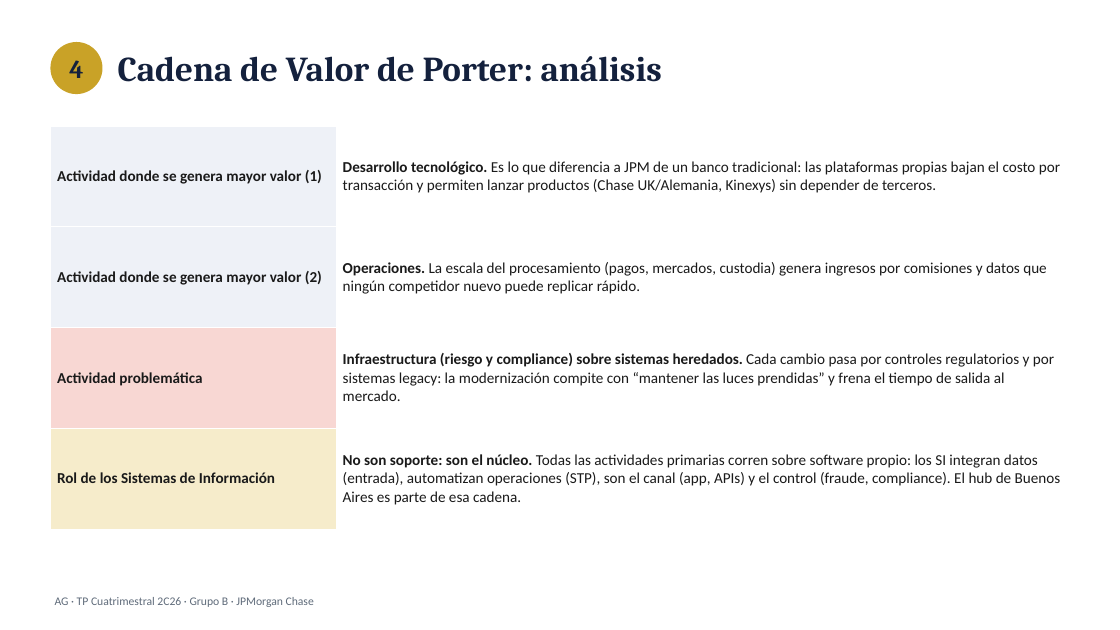
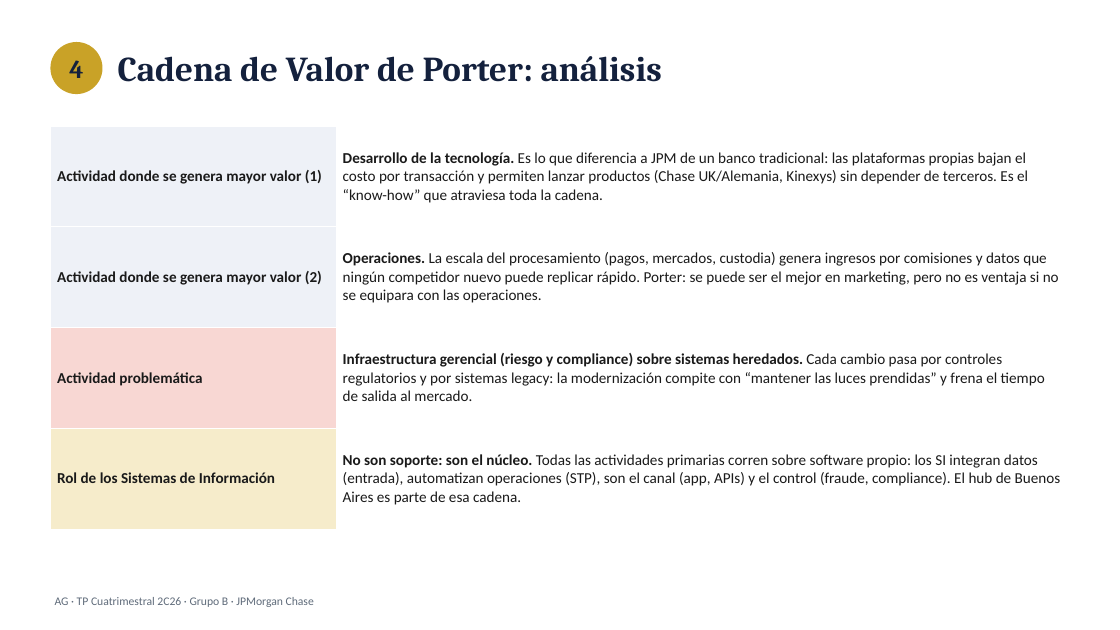
Before and after one commit to lschirripa/utn-boost, a slide deck: slide 6 of materias/administracion-gerencial/tp-cuatrimestral/exports/00_TP Cuatrimestral_GB.pptx. Drawn at 1120x630 pixels with LibreOffice and Linux fonts; fonts in the diff are those of the drawing. Boxes give left, top, right and bottom in pixels: in the first picture for what was removed or moved away, otherwise in the second. Text is boxed around its words. In the diff, an @@ line names an element or a change of style, - is before the commit and + after.

```diff
--- a/materias/administracion-gerencial/tp-cuatrimestral/exports/00_TP Cuatrimestral_GB.pptx
+++ b/materias/administracion-gerencial/tp-cuatrimestral/exports/00_TP Cuatrimestral_GB.pptx
@@ table at <box>50,126,1067,529</box> @@
-row 1, column 2: Desarrollo tecnológico. Es lo que diferencia a JPM de un banco tradicional: las plataformas propias bajan el costo por transacción y permiten lanzar productos (Chase UK/Alemania, Kinexys) sin depender de terceros.
+row 1, column 2: Desarrollo de la tecnología. Es lo que diferencia a JPM de un banco tradicional: las plataformas propias bajan el costo por transacción y permiten lanzar productos (Chase UK/Alemania, Kinexys) sin depender de terceros. Es el “know-how” que atraviesa toda la cadena.
-row 2, column 2: Operaciones. La escala del procesamiento (pagos, mercados, custodia) genera ingresos por comisiones y datos que ningún competidor nuevo puede replicar rápido.
+row 2, column 2: Operaciones. La escala del procesamiento (pagos, mercados, custodia) genera ingresos por comisiones y datos que ningún competidor nuevo puede replicar rápido. Porter: se puede ser el mejor en marketing, pero no es ventaja si no se equipara con las operaciones.
-row 3, column 2: Infraestructura (riesgo y compliance) sobre sistemas heredados. Cada cambio pasa por controles regulatorios y por sistemas legacy: la modernización compite con “mantener las luces prendidas” y frena el tiempo de salida al mercado.
+row 3, column 2: Infraestructura gerencial (riesgo y compliance) sobre sistemas heredados. Cada cambio pasa por controles regulatorios y por sistemas legacy: la modernización compite con “mantener las luces prendidas” y frena el tiempo de salida al mercado.
```
Also in this commit, not shown: 7 other slides changed, 4 other files.
